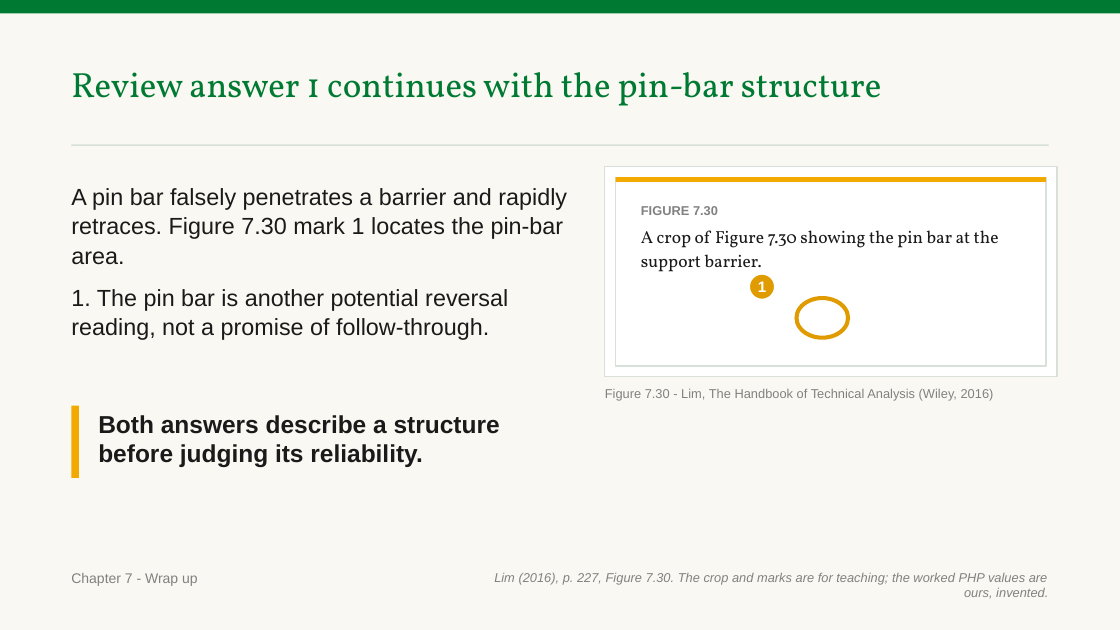
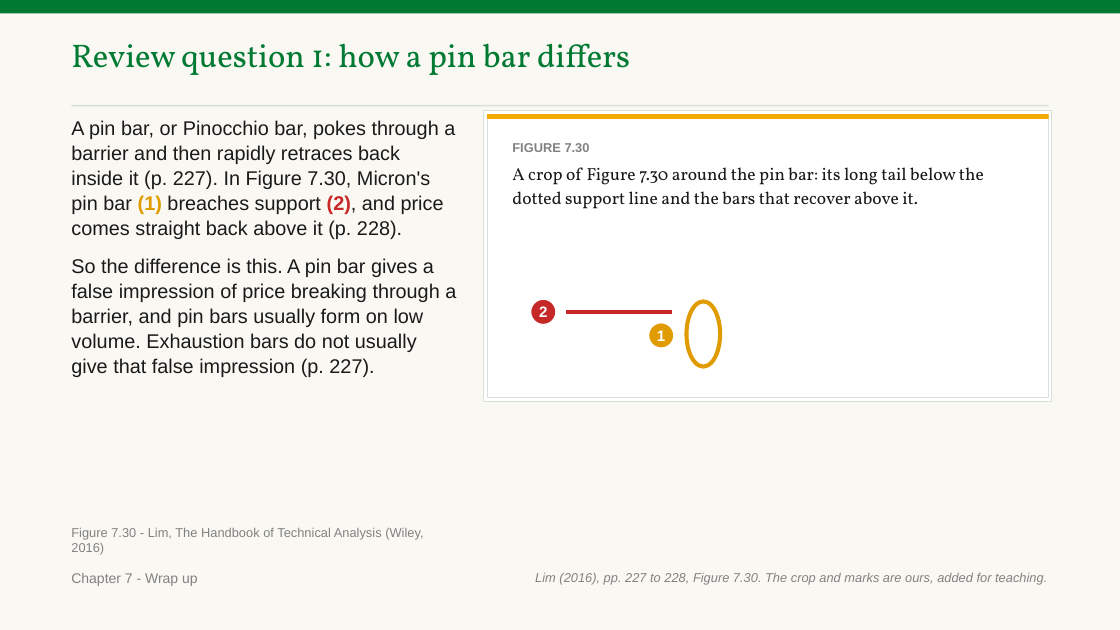
Before and after one commit to benjiesotelo-sudo/Telos_FIN1209, a slide deck: slide 248 of chapter-07/FIN1209-Chapter-07.pptx (slide 238 before the commit). Drawn at 1120x630 pixels with LibreOffice and Linux fonts; fonts in the diff are those of the drawing. Boxes give left, top, right and bottom in pixels: in the first picture for what was removed or moved away, otherwise in the second. Text is boxed around its words. In the diff, an @@ line names an element or a change of style, - is before the commit and + after.

```diff
--- a/chapter-07/FIN1209-Chapter-07.pptx
+++ b/chapter-07/FIN1209-Chapter-07.pptx
@@ text at [71,43,630,75]: text changed; size 30 to 28 pt @@
-Review answer 1 continues with the pin-bar structure
+Review question 1: how a pin bar differs
@@ rectangle: place and size @@
-rectangle at [71,145,1049,146]
+rectangle at [71,105,1049,107]
@@ rectangle: place and size @@
-rectangle at [616,177,1046,366]
+rectangle at [484,111,1052,402]
@@ rectangle: place and size @@
-rectangle at [605,166,1057,377]
+rectangle at [487,114,1049,398]
@@ rectangle: place and size @@
-rectangle at [616,177,1046,182]
+rectangle at [487,114,1049,119]
@@ text added at [71,120,456,377], 17 pt, text #1A1A1A @@
+A pin bar, or Pinocchio bar, pokes through a barrier and then rapidly retraces back inside it (p. 227). In Figure 7.30, Micron's pin bar (1) breaches support (2), and price comes straight back above it (p. 228).
+So the difference is this. A pin bar gives a false impression of price breaking through a barrier, and pin bars usually form on low volume. Exhaustion bars do not usually give that false impression (p. 227).
@@ text "FIGURE 7.30": place and size @@
-text "FIGURE 7.30" at [641,206,999,276]
+text "FIGURE 7.30" at [512,143,984,209]
@@ text at [512,167,984,209]: text changed @@
-A crop of Figure 7.30 showing the pin bar at the support barrier.
+A crop of Figure 7.30 around the pin bar: its long tail below the dotted support line and the bars that recover above it.
@@ text removed at [71,188,567,340] @@
-A pin bar falsely penetrates a barrier and rapidly retraces. Figure 7.30 mark 1 locates the pin-bar area.
-1. The pin bar is another potential reversal reading, not a promise of follow-through.
@@ ellipse added at [531,299,556,324], fill #C62828, outline #FFFFFF 1 pt, 13 pt, text #FFFFFF, bold @@
+2
@@ line added from (566, 312) to (673, 312), #C62828 3.5 pt @@
@@ ellipse "1": place and size @@
-ellipse "1" at [749,274,775,299]
+ellipse "1" at [649,323,674,348]
@@ ellipse: place and size @@
-ellipse at [797,298,848,338]
+ellipse at [686,302,720,367]
@@ rectangle removed at [71,406,79,478] @@
@@ text removed at [98,415,500,467] @@
-Both answers describe a structure before judging its reliability.
@@ text "Figure 7.30 - Lim, The ..." rewrapped from [605,389,994,401] to [71,528,423,555] @@
@@ text at [535,573,1047,585]: text changed @@
-Lim (2016), p. 227, Figure 7.30. The crop and marks are for teaching; the worked PHP values are ours, invented.
+Lim (2016), pp. 227 to 228, Figure 7.30. The crop and marks are ours, added for teaching.
```
Also in this commit, not shown: 17 other slides changed, 18 slides added, 8 slides removed, 4 other files.
